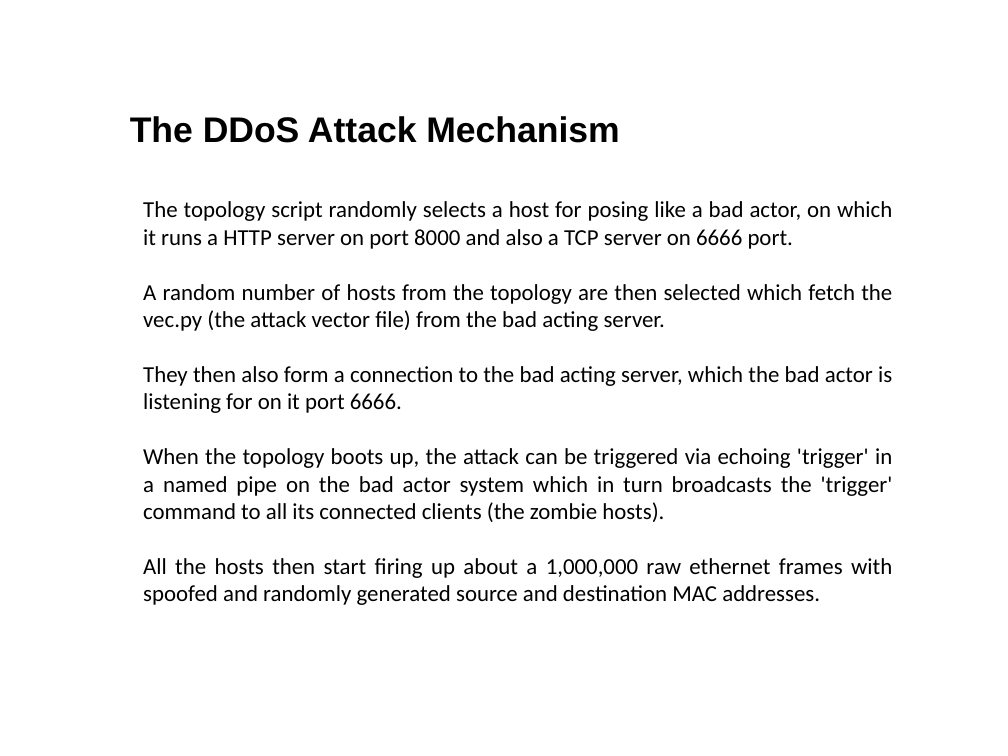
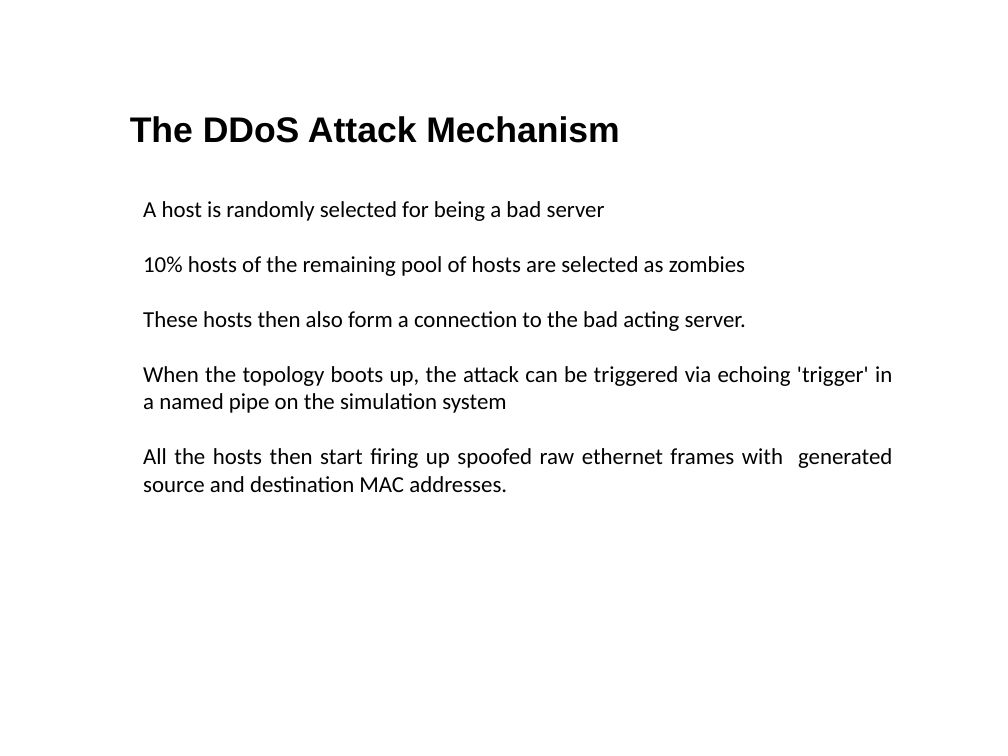
Before and after one commit to r0ck3r008/sdn-proj, a slide deck: slide 14 of reviews/SDN presentation.odp (slide 27 before the commit). Drawn at 1008x756 pixels with LibreOffice and Linux fonts; fonts in the diff are those of the drawing; background and template pictures are left out. Boxes give left, top, right and bottom in pixels: in the first picture for what was removed or moved away, otherwise in the second. Text is boxed around its words. In the diff, an @@ line names an element or a change of style, - is before the commit and + after.

```diff
--- a/reviews/SDN presentation.odp
+++ b/reviews/SDN presentation.odp
@@ text at [143, 201, 892, 492]: text changed @@
-• The topology script randomly selects a host for posing like a bad actor, on which it runs a HTTP server on port 8000 and also a TCP server on 6666 port.
-• A random number of hosts from the topology are then selected which fetch the vec.py (the attack vector file) from the bad acting server.
-• They then also form a connection to the bad acting server, which the bad actor is listening for on it port 6666.
-• When the topology boots up, the attack can be triggered via echoing 'trigger' in a named pipe on the bad actor system which in turn broadcasts the 'trigger' command to all its connected clients (the zombie hosts).
-• All the hosts then start firing up about a 1,000,000 raw ethernet frames with spoofed and randomly generated source and destination MAC addresses.
+• A host is randomly selected for being a bad server
+• 10% hosts of the remaining pool of hosts are selected as zombies
+• These hosts then also form a connection to the bad acting server.
+• When the topology boots up, the attack can be triggered via echoing 'trigger' in a named pipe on the simulation system
+• All the hosts then start firing up spoofed raw ethernet frames with generated source and destination MAC addresses.
```
Also in this commit, not shown: 8 other slides changed, 15 slides added, 21 slides removed, 1 other file.
